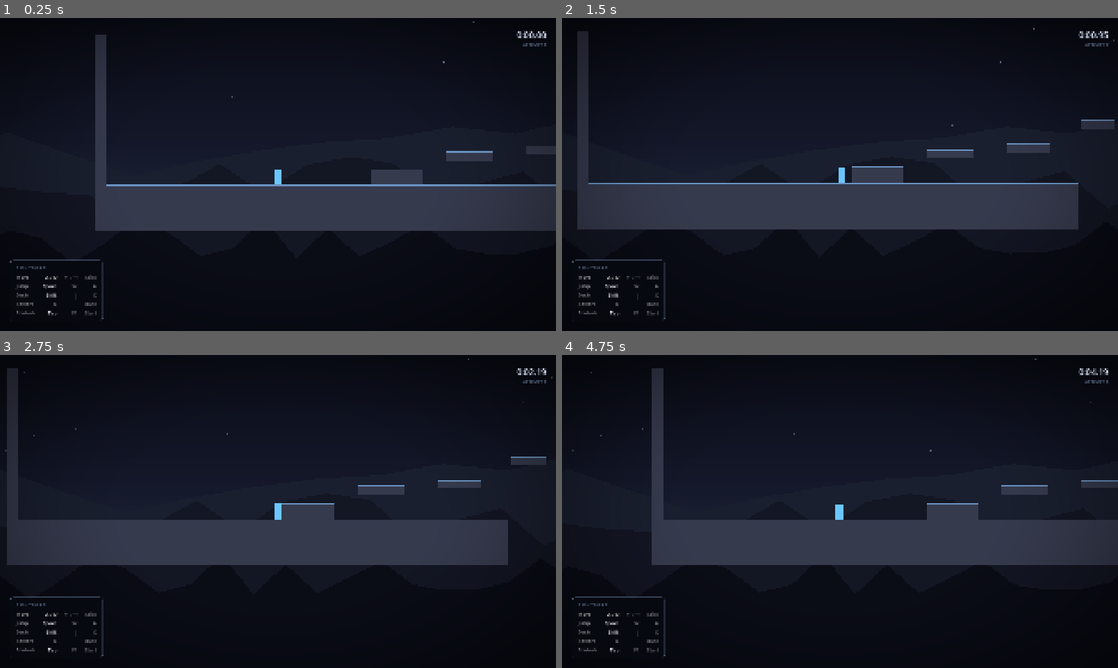
Above: before the commit, frames 1-4 (two rows, left to right).
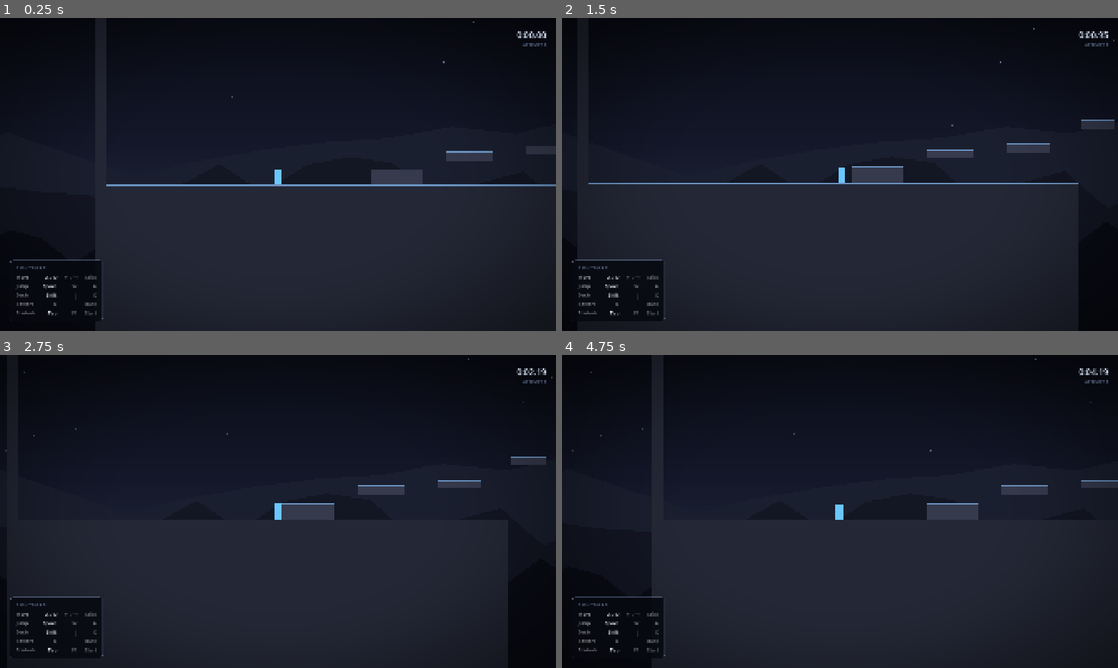
Above: after the commit, the same moments.

Repository: p4inz-code/project-ascent
Game: Godot game, scene res://scenes/main_scene.tscn
Same seed, same stepped clock (60 frames per second), same inputs: the game is played once before the commit and once after it.
Inputs (mouse positions are in pixels of both pictures, inside the frame that each line leads up to):
- Up to frame 1 (0.25 s): no input
- Up to frame 2 (1.5 s): tap Enter (ui_accept) at 0.5 s; move the mouse to (962, 158) at 0.52 s; hold D (move_right) 0.53-1.25 s; hold Shift (dash) 0.53-1.25 s; click (962, 158) at 0.67 s; tap Space (jump) at 0.77, 1.07 s; drag from (728, 190) to (812, 237) at 1.27 s
- Up to frame 3 (2.75 s): move the mouse to (333, 442) at 2.02 s; hold D (move_right) from 2.03 s (still down); hold Shift (dash) from 2.03 s (still down)
- Up to frame 4 (4.75 s): release D (move_right) at 2.75 s; release Shift (dash) at 2.75 s; tap Enter (ui_accept) at 2.75 s; drag from (812, 574) to (673, 464) at 2.77 s; move the mouse to (1006, 558) at 3.52 s; hold A (move_left) 3.53-4.25 s; hold Shift (dash) 3.53-4.25 s; tap Space (jump) at 3.77, 4.07 s; drag from (673, 464) to (756, 433) at 4.27 s

The runs differ from the first frame. In frame 1, 18% of the frame differs, in the area x 17-95%, y 68-100%; in frame 2, 19%; in frame 3, 19%, in the area x 7-92%, y 67-100%; in frame 4, 19%.

Commit message:
polish: preserve completion feedback and frame the level

Diff:
--- a/scenes/main_scene.tscn
+++ b/scenes/main_scene.tscn
@@ -24,12 +24,14 @@
 [node name="Terrain" type="Node2D" parent="."]
 
 [node name="Ground" parent="Terrain" instance=ExtResource("2_platform")]
-position = Vector2(600, 820)
-size = Vector2(1700, 160)
+position = Vector2(600, 1050)
+size = Vector2(1700, 620)
+color = Color(0.145098, 0.160784, 0.215686, 1)
 
 [node name="LeftWall" parent="Terrain" instance=ExtResource("2_platform")]
-position = Vector2(-260, 560)
-size = Vector2(40, 680)
+position = Vector2(-260, 480)
+size = Vector2(40, 1760)
+color = Color(0.145098, 0.160784, 0.215686, 1)
 edge_thickness = 0.0
 
 [node name="P1" parent="Terrain" instance=ExtResource("2_platform")]
@@ -62,8 +64,9 @@
 edge_color = Color(1, 0.827451, 0.470588, 1)
 
 [node name="ShaftWall" parent="Terrain" instance=ExtResource("2_platform")]
-position = Vector2(2640, 360)
-size = Vector2(40, 420)
+position = Vector2(2640, 480)
+size = Vector2(40, 1760)
+color = Color(0.145098, 0.160784, 0.215686, 1)
 edge_thickness = 0.0
 
 [node name="Player" parent="." instance=ExtResource("3_player")]
--- a/scripts/hud.gd
+++ b/scripts/hud.gd
@@ -173,7 +173,14 @@
 func _refresh_stats() -> void:
 	if _level == null:
 		return
-	_clock.text = format_time(_level.get("run_time"))
+	# While the completion banner is up, the clock shows the run that just ended.
+	# `_on_goal_body_entered` respawns immediately, which zeroes `run_time` — so
+	# reading it here blanked the clock to 0:00.00 at the exact moment the player
+	# had earned a time, next to a banner announcing that time. Two numbers
+	# disagreeing on screen reads as a bug even when both are technically correct.
+	var shown: Variant = _level.get("last_run_time") if _banner.visible \
+		else _level.get("run_time")
+	_clock.text = format_time(shown)
 	_attempts.text = "ATTEMPT %d" % int(_level.get("attempts"))
 
 
--- a/tests/test_presentation.gd
+++ b/tests/test_presentation.gd
@@ -19,6 +19,7 @@
 	await _check_hud_truthfulness()
 	await _check_clock()
 	await _check_dash_trail()
+	await _check_completion_banner()
 
 
 ## Every row the controls panel offers to display must resolve to a real binding.
@@ -140,6 +141,42 @@
 	_check("respawn clears the trail (%d left)" % _lit(visuals), _lit(visuals) == 0)
 
 
+## The completion banner is the run's payoff, and every part of it fails quietly.
+## The banner is faded in by a `Tween`, so a broken tween leaves it invisible with
+## no error. And `_on_goal_body_entered` respawns the player immediately, which
+## zeroes `run_time` — reading that for the HUD clock blanked it to 0:00.00 at the
+## exact moment the player had earned a time, directly above a banner announcing
+## that time. Two numbers disagreeing on screen reads as a bug even when each one
+## is defensible on its own, so the clock holds `last_run_time` while the banner
+## is up, and this pins that down.
+func _check_completion_banner() -> void:
+	var hud := _main.get_node_or_null("Hud")
+	if hud == null:
+		return
+	var banner := hud.get_node_or_null("Banner") as Control
+	var clock := hud.get_node_or_null("Stats/Clock") as Label
+	_check("hud has a Banner and a Clock", banner != null and clock != null)
+	if banner == null or clock == null:
+		return
+	_check("banner is hidden before the goal is reached", not banner.visible)
+
+	# Touch the goal for real rather than calling the handler directly, so the
+	# Area2D signal wiring is part of what is under test. The clock is already
+	# running from _check_clock(), so a non-zero finishing time is expected.
+	_player.global_position = (_main.get_node("Goal") as Node2D).global_position
+	await _step(4)
+	await process_frame
+
+	var finished: float = float(_main.last_run_time)
+	_check("banner appears on completion", banner.visible)
+	_check("a finishing time was recorded (%.2f)" % finished, finished > 0.0)
+	_check("HUD clock holds the finishing time while the banner is up (%s, want %s)"
+		% [clock.text, hud.format_time(finished)],
+		clock.text == hud.format_time(finished))
+	_check("clock does not blank to zero on completion (%s)" % clock.text,
+		clock.text != "0:00.00")
+
+
 func _lit(visuals: Node) -> int:
 	var count := 0
 	for child in visuals.get_children():
--- a/tools/capture_run.gd
+++ b/tools/capture_run.gd
@@ -22,6 +22,11 @@
 const SHOT_INTERVAL := 12
 ## Give the autopilot room to finish (it needs ~395 frames) and then stop.
 const FRAME_BUDGET := 700
+## Frames to keep capturing after the goal is reached. The completion banner
+## fades in over 0.35 s and is the payoff moment of the whole run, so stopping on
+## the goal frame photographs it at ~10% opacity and makes a perfectly good
+## banner look like a bug. 90 frames ≈ 1.5 s: past the fade-in, inside the hold.
+const TAIL_FRAMES := 90
 
 var _goals := [0]
 var _finished := false
@@ -60,6 +65,12 @@
 	# One last frame on the goal itself, which the interval will usually miss.
 	await RenderingServer.frame_post_draw
 	_save(frame + 1)
+	# Then keep rolling through the completion banner's fade-in and hold.
+	for _i in TAIL_FRAMES:
+		await RenderingServer.frame_post_draw
+		frame += 1
+		if frame % SHOT_INTERVAL == 0:
+			_save(frame)
 
 	_check("autopilot reached the goal (%s)" % (
 		"%d frames" % _run_frames if _run_frames > 0 else "NEVER FINISHED"), _run_frames > 0)
Not shown, changed: docs/ARCHITECTURE.md
